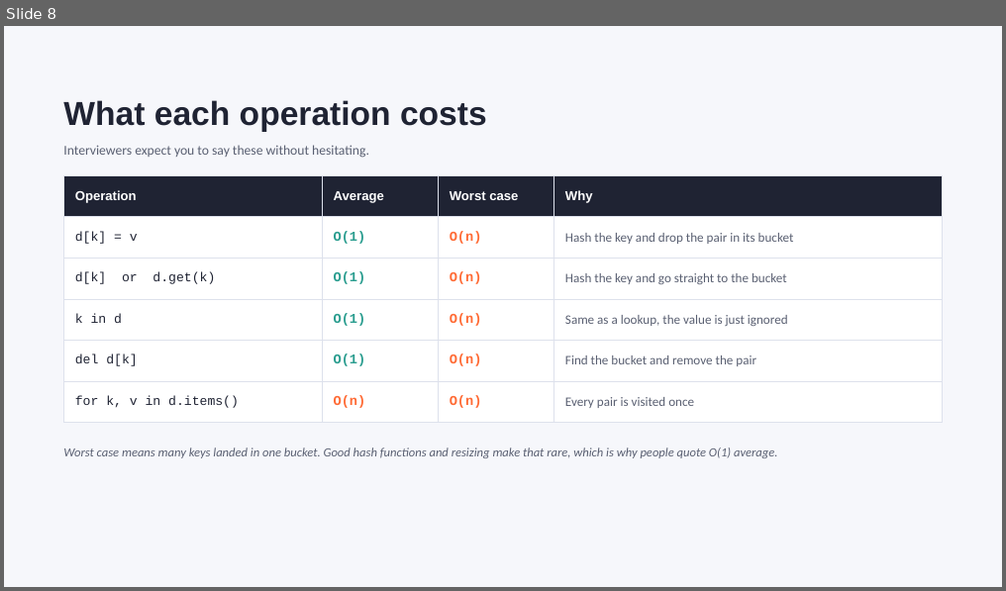
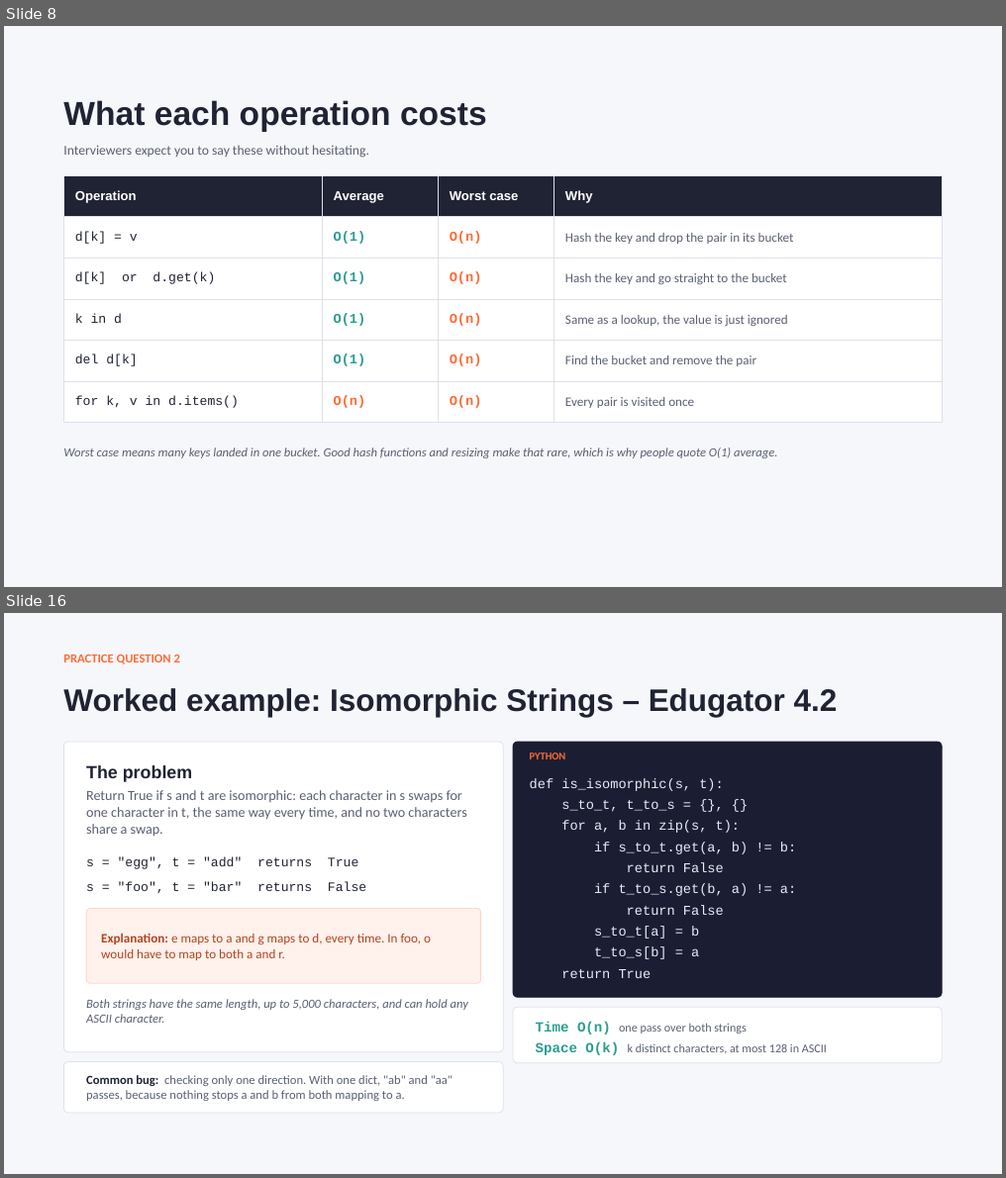
Before and after one commit to kapooramanpreet/TechnicalInterview101, a slide deck: assets/slides/Technical_Interview_101_Hash Tables.pptx. Shown one above the other, each under a label of ours: slide 8 before the commit, slides 8 and 16 after it; the slides between them are not shown. The pictures are 1006x591 and 1006x1178 pixels, drawn with LibreOffice and Linux fonts; fonts in the diff are those of the drawing. Boxes give left, top, right and bottom in pixels: in the first picture for what was removed or moved away, otherwise in the second. Text is boxed around its words. In the diff, an @@ line names an element or a change of style, - is before the commit and + after.

```diff
--- a/assets/slides/Technical_Interview_101_Hash Tables.pptx
+++ b/assets/slides/Technical_Interview_101_Hash Tables.pptx
@@ slide 16 added at <box>4,613,1002,1174</box>, background #F6F7FB @@
@@ text added at <box>63,654,180,664</box>, 12 pt, text #FF6B35, bold @@
+PRACTICE QUESTION 2
@@ title added at <box>63,688,838,717</box>, 30 pt, text #1F2333, bold @@
+Worked example: Isomorphic Strings – Edugator 4.2
@@ rounded rectangle added at <box>63,742,503,1053</box>, fill #FFFFFF, outline #DDE1EC 0.75 pt @@
@@ rounded rectangle added at <box>513,742,943,998</box>, fill #1B1E33, outline #1B1E33 0.75 pt @@
@@ text added at <box>530,753,566,760</box>, 10 pt, text #FF6B35, bold @@
+PYTHON
@@ text added at <box>86,765,192,782</box>, 17 pt, text #1F2333, bold @@
+The problem
@@ text added at <box>86,790,466,837</box>, 13.5 pt, text #5A6072 @@
+Return True if s and t are isomorphic: each character in s swaps for one character in t, the same way every time, and no two characters share a swap.
@@ text added at <box>530,778,796,978</box>, 13 pt, text #E8EAF6 @@
+def is_isomorphic(s, t):
+s_to_t, t_to_s = {}, {}
+for a, b in zip(s, t):
+if s_to_t.get(a, b) != b:
+return False
+if t_to_s.get(b, a) != a:
+return False
+s_to_t[a] = b
+t_to_s[b] = a
+return True
@@ text added at <box>86,858,358,869</box>, 12.5 pt, text #1F2333 @@
+s = "egg", t = "add" returns True
@@ text added at <box>86,881,366,893</box>, 12.5 pt, text #1F2333 @@
+s = "foo", t = "bar" returns False
@@ rounded rectangle added at <box>86,909,481,983</box>, fill #FFF1EB, outline #FFD5C4 0.75 pt @@
@@ text added at <box>101,933,431,960</box>, 12.5 pt, text #B3441F @@
+Explanation: e maps to a and g maps to d, every time. In foo, o would have to map to both a and r.
@@ text added at <box>86,999,468,1023</box>, 12 pt, text #5A6072, italic @@
+Both strings have the same length, up to 5,000 characters, and can hold any ASCII character.
@@ rounded rectangle added at <box>513,1008,943,1063</box>, fill #FFFFFF, outline #DDE1EC 0.75 pt @@
@@ text added at <box>536,1022,827,1056</box>, 11.5 pt, text #5A6072 @@
+Time O(n) one pass over both strings
+Space O(k) k distinct characters, at most 128 in ASCII
@@ rounded rectangle added at <box>63,1062,503,1113</box>, fill #FFFFFF, outline #DDE1EC 0.75 pt @@
@@ text added at <box>86,1075,452,1101</box>, 12 pt, text #5A6072 @@
+Common bug: checking only one direction. With one dict, "ab" and "aa" passes, because nothing stops a and b from both mapping to a.
```
Also in this commit, not shown: 11 slides changed, 5 other slides added, 3 slides removed.
